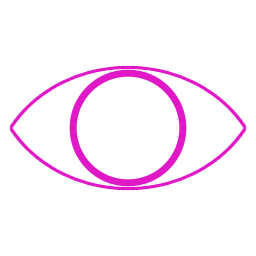
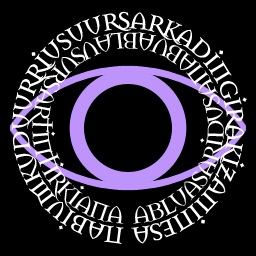
Comparing the layer stacks of the two 256 x 256 images. Changes:
added group "posschair2" with 1 layers above "posschair1" over [27, 31, 229, 224]
renamed "abluasaridusanabuablausuursartintirkianakuananabi" to "abluasaridusanabuablausursartintirkianakuananabi", showed it, moved it into group "posschair2", painted on it over [27, 27, 229, 229]
added group "posschair1" with 1 layers above "text path" over [11, 11, 247, 244]
renamed "nabiumkuduurriusuursarkadingirakizaniinesagiliuezida" to "nabiumkuduurriusuursarkadingirakizaninesagiliuezida", showed it, moved it into group "posschair1", painted on it over [7, 2, 250, 252]
added group "posschair" with 3 layers above "Color Fill 1" over [10, 65, 246, 191]
moved "Color Fill 1 copy 2" into group "posschair", painted on it over [10, 65, 246, 128]
moved "Color Fill 1 copy 4" into group "posschair", painted on it over [69, 69, 187, 187]
moved "Color Fill 1 copy 3" into group "posschair", painted on it over [10, 128, 246, 191]
renamed "Layer 2" to "temp background", showed it over [0, 0, 256, 256]
